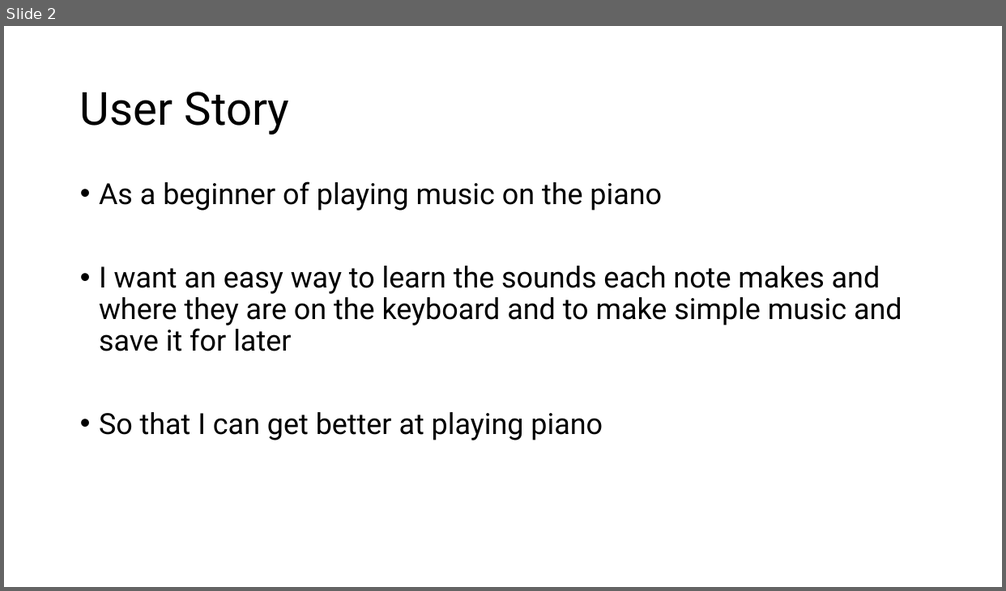
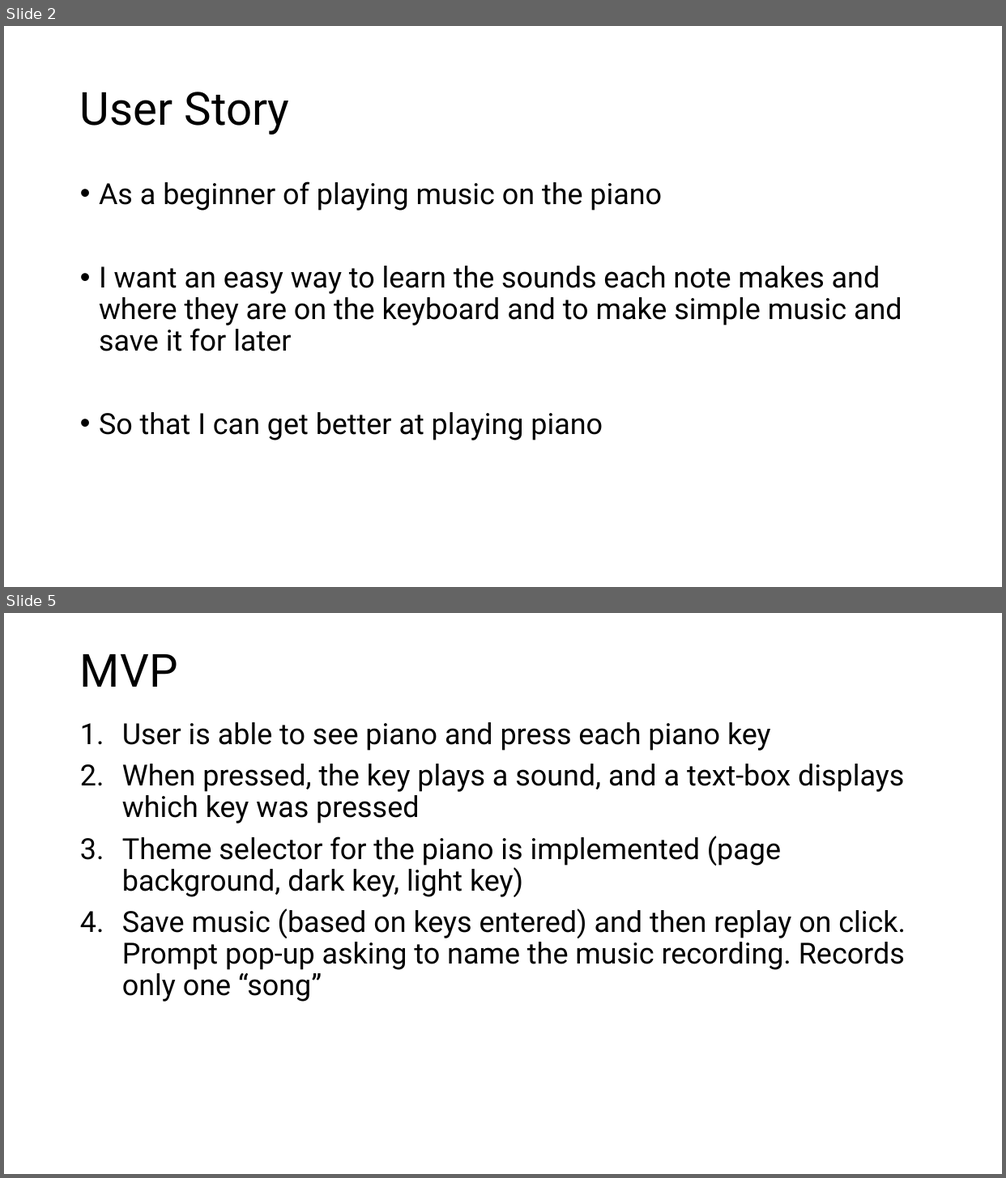
Before and after one commit to jankrajniak/firstProject, a slide deck: projectIntro.pptx. Shown one above the other, each under a label of ours: slide 2 before the commit, slides 2 and 5 after it; the slides between them are not shown. The pictures are 1006x591 and 1006x1178 pixels, drawn with LibreOffice and Linux fonts; fonts in the diff are those of the drawing. Boxes give left, top, right and bottom in pixels: in the first picture for what was removed or moved away, otherwise in the second. Text is boxed around its words. In the diff, an @@ line names an element or a change of style, - is before the commit and + after.

```diff
--- a/projectIntro.pptx
+++ b/projectIntro.pptx
@@ slide 5 added at box(4, 613, 1002, 1174), background #FFFFFF @@
@@ title added at box(80, 654, 178, 687), 44 pt, text #000000 @@
+MVP
@@ text added at box(122, 722, 906, 1002), 28 pt, text #000000 @@
+1. User is able to see piano and press each piano key
+2. When pressed, the key plays a sound, and a text-box displays which key was pressed
+3. Theme selector for the piano is implemented (page background, dark key, light key)
+4. Save music (based on keys entered) and then replay on click. Prompt pop-up asking to name the music recording. Records only one “song”
```
Also in this commit, not shown: 3 slides changed, 1 other slide added.
